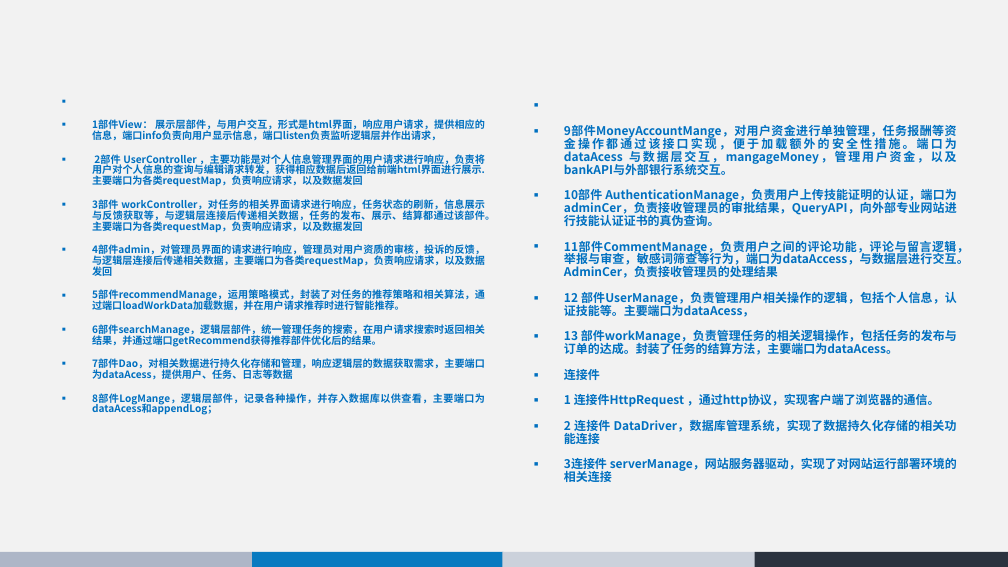
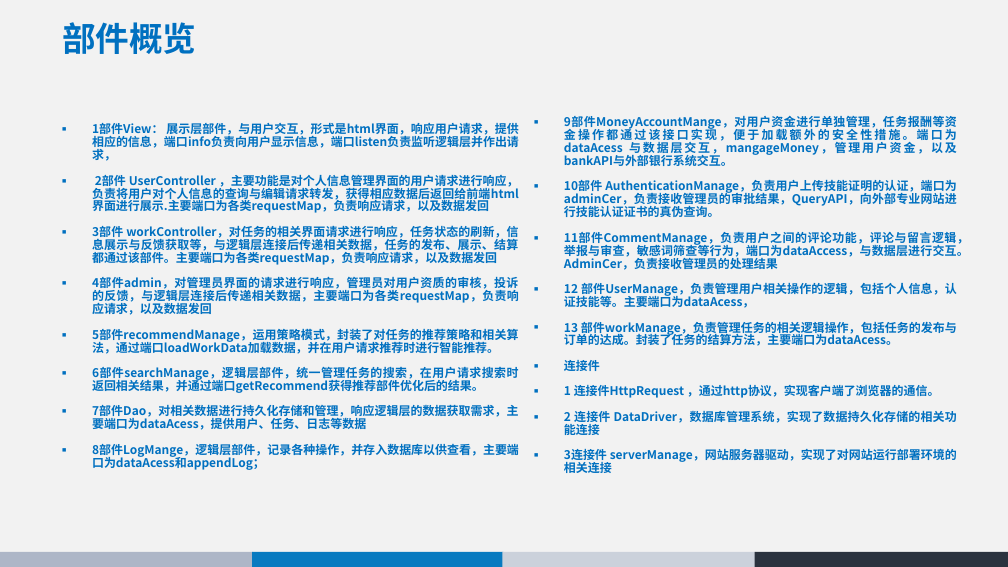
Before and after one commit to 74237423/Architecture, a slide deck: slide 14 of 同城互助系统 - 体系结构设计.pptx (slide 12 before the commit). Drawn at 1008x567 pixels with LibreOffice and Linux fonts; fonts in the diff are those of the drawing. Boxes give left, top, right and bottom in pixels: in the first picture for what was removed or moved away, otherwise in the second. Text is boxed around its words. In the diff, an @@ line names an element or a change of style, - is before the commit and + after.

```diff
--- a/同城互助系统 - 体系结构设计.pptx
+++ b/同城互助系统 - 体系结构设计.pptx
@@ title added at [62, 22, 196, 54], 32 pt, text #0070C0, bold @@
+部件概览
@@ text "9部件MoneyAccountMange，对用户资金进行单独管理，任务报酬等资金操作都通过该接口实现，便于加载额外的安全 ...": place and size @@
-text "9部件MoneyAccountMange，对用户资金进行单独管理，任务报酬等资金操作都通过该接口实现，便于加载额外的安全 ..." at [564, 125, 969, 482]
+text "9部件MoneyAccountMange，对用户资金进行单独管理，任务报酬等资金操作都通过该接口实现，便于加载额外的安全 ..." at [564, 116, 969, 473]
@@ text "1部件View： 展示层部件，与用户交互，形式是html界面，响应用户请求，提供相应的信息，端口info负责向用户显示信 ..." at [92, 123, 519, 470]: size 9.6 to 11.4 pt @@
```
Also in this commit, not shown: 4 other slides changed, 6 slides added, 7 slides removed, 1 other file.
